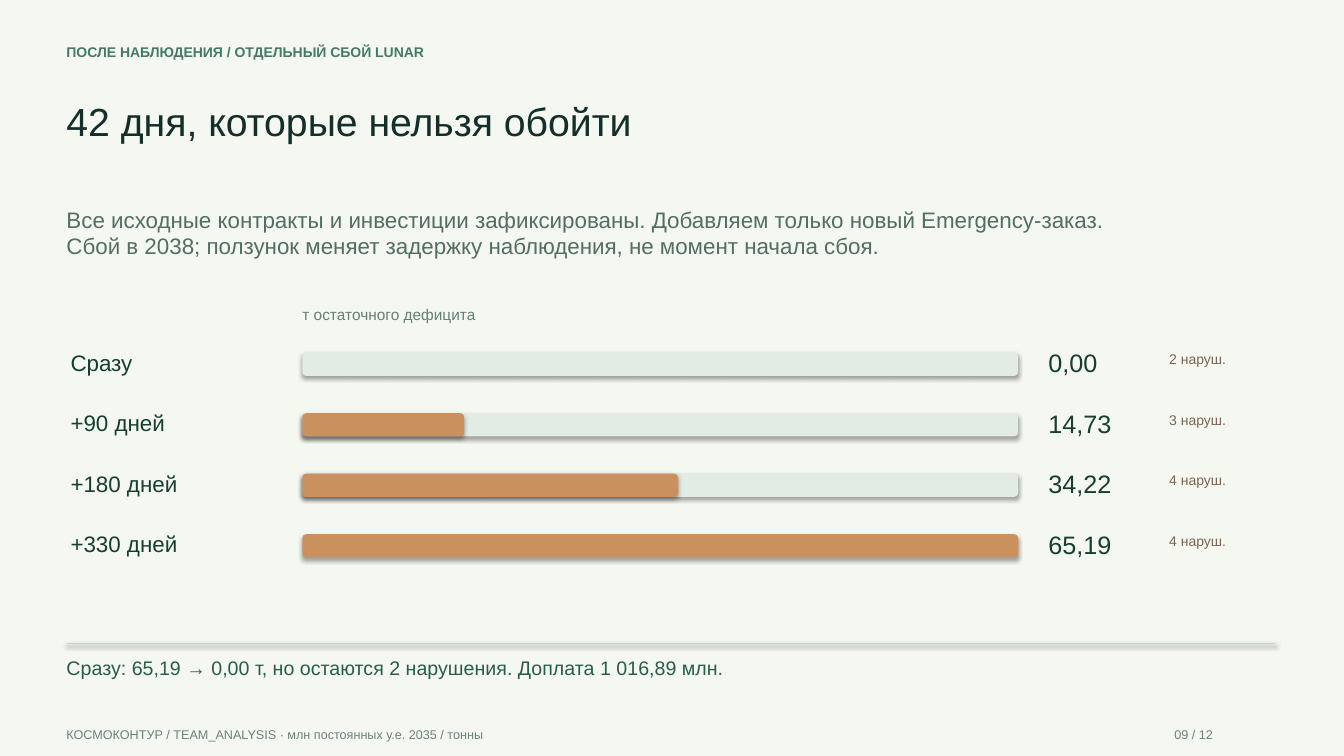
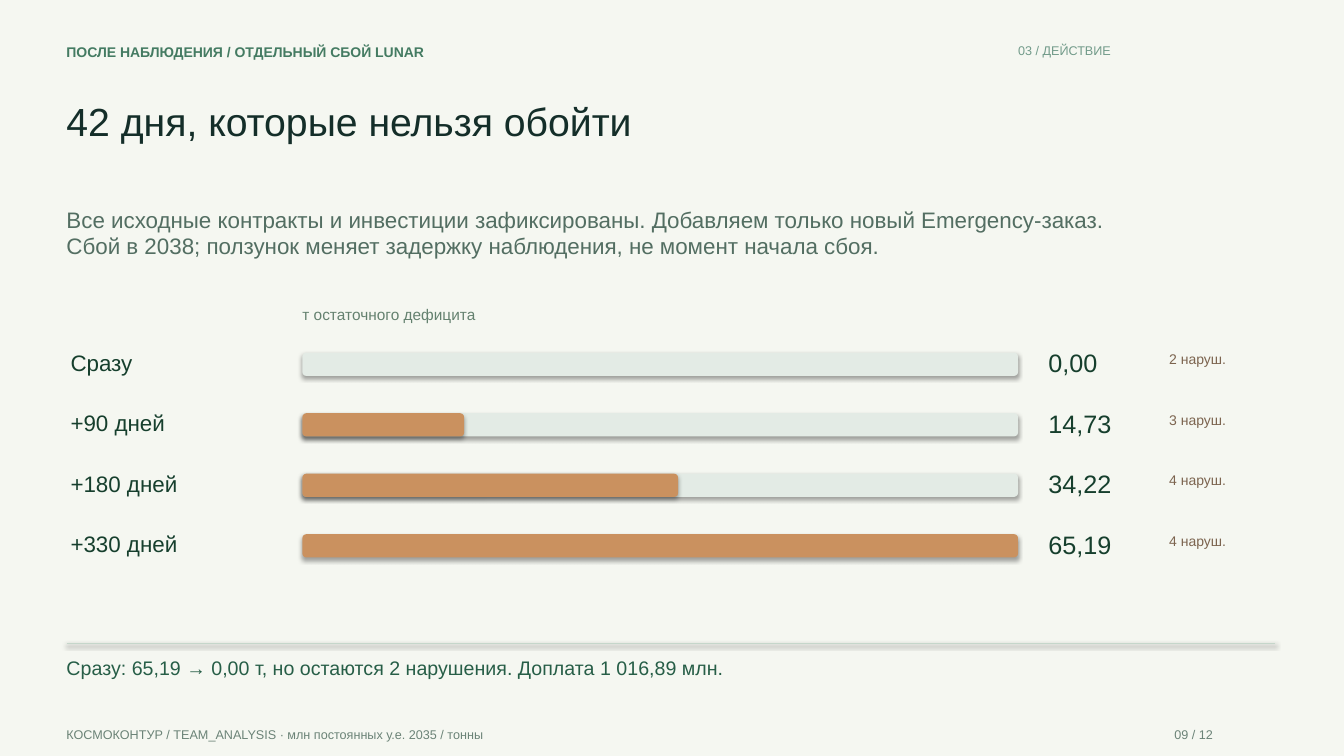
Before and after one commit to overbaffe1/CosmoH, a slide deck: slide 9 of solutions/fuel-contour/docs/PRESENTATION.pptx. Drawn at 1344x756 pixels with LibreOffice and Linux fonts; fonts in the diff are those of the drawing. Boxes give left, top, right and bottom in pixels: in the first picture for what was removed or moved away, otherwise in the second. Text is boxed around its words. In the diff, an @@ line names an element or a change of style, - is before the commit and + after.

```diff
--- a/solutions/fuel-contour/docs/PRESENTATION.pptx
+++ b/solutions/fuel-contour/docs/PRESENTATION.pptx
@@ text added at bbox=[1018, 46, 1111, 58], 9 pt, text #729B8A @@
+03 / ДЕЙСТВИЕ
```
Also in this commit, not shown: 9 other slides changed, 2 slides added, 2 slides removed, 13 other files.
